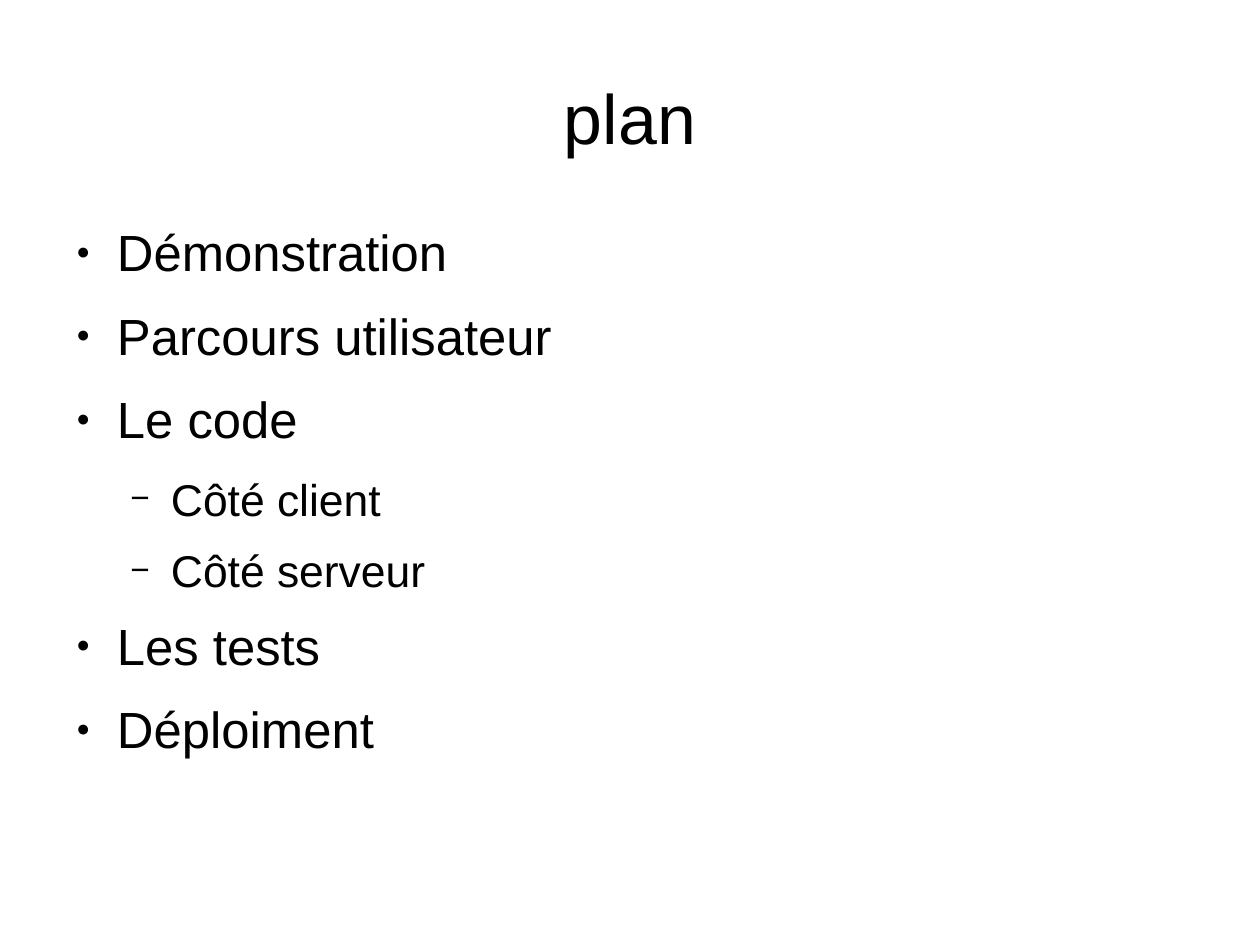
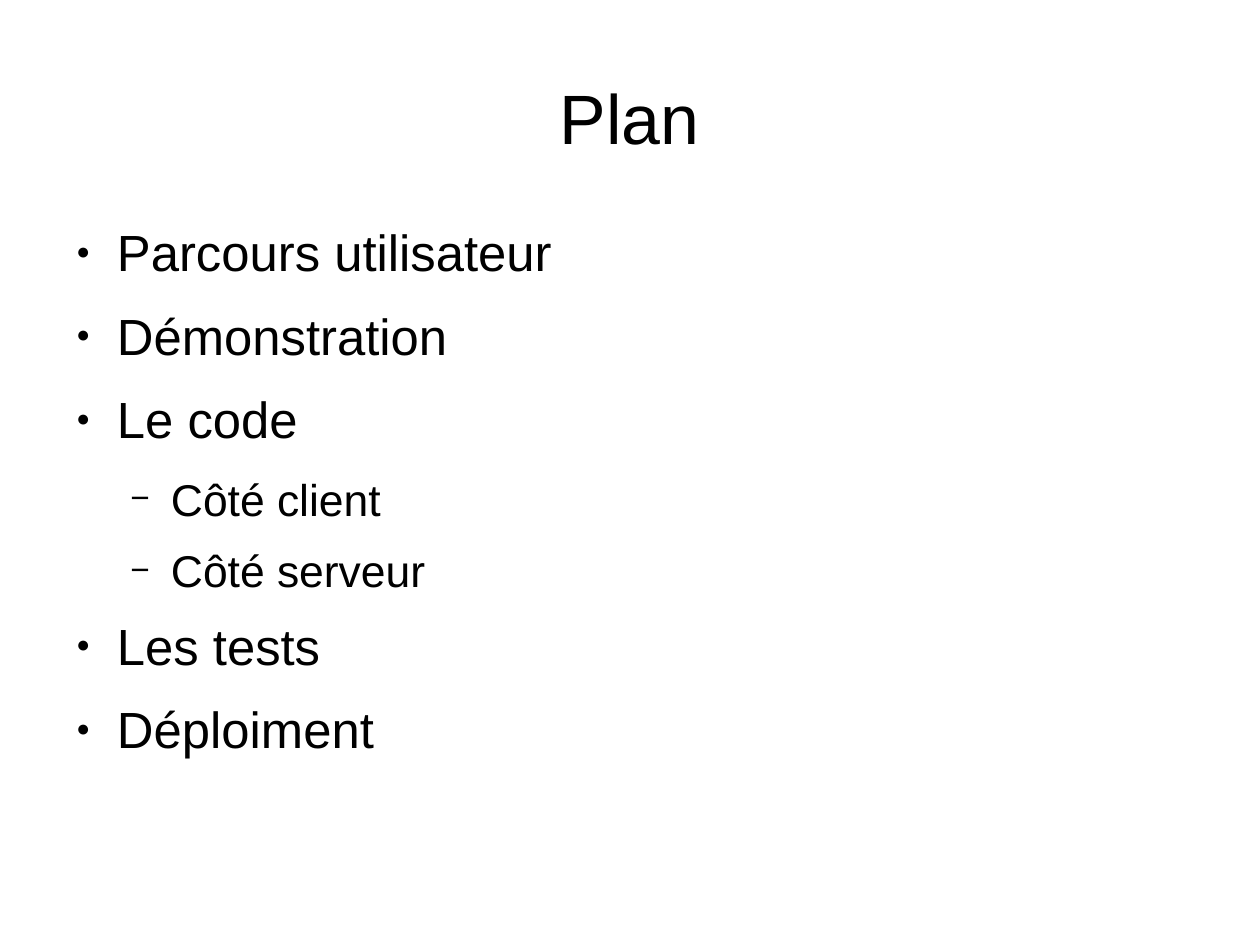
Before and after one commit to blingstand/probling, a slide deck: slide 2 of slide.odp. Drawn at 1260x945 pixels with LibreOffice and Linux fonts; fonts in the diff are those of the drawing; background and template pictures are left out. Boxes give left, top, right and bottom in pixels: in the first picture for what was removed or moved away, otherwise in the second. Text is boxed around its words. In the diff, an @@ line names an element or a change of style, - is before the commit and + after.

```diff
--- a/slide.odp
+++ b/slide.odp
@@ title at <box>560,93,700,145</box>: text changed @@
-plan
+Plan
@@ text at <box>117,234,551,272</box>: paragraph added @@
+● Parcours utilisateur
@@ text at <box>117,318,551,356</box>: paragraph removed @@
-● Parcours utilisateur
```
Also in this commit, not shown: 1 other slide changed, 4 other files.
